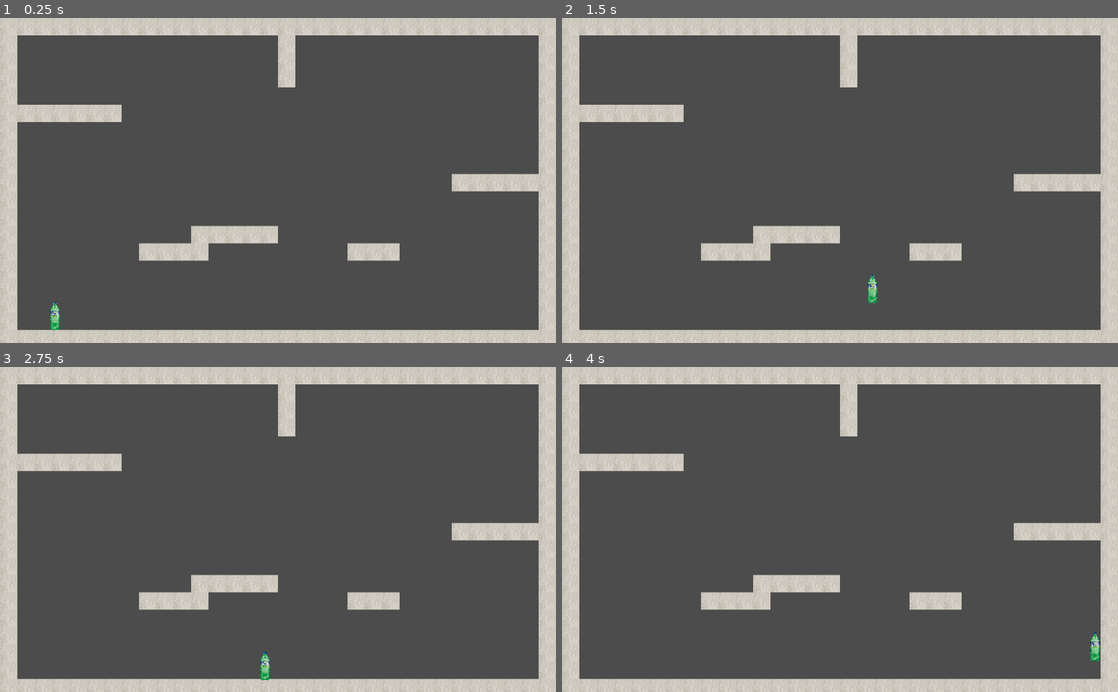
Above: before the commit, frames 1-4 (two rows, left to right).
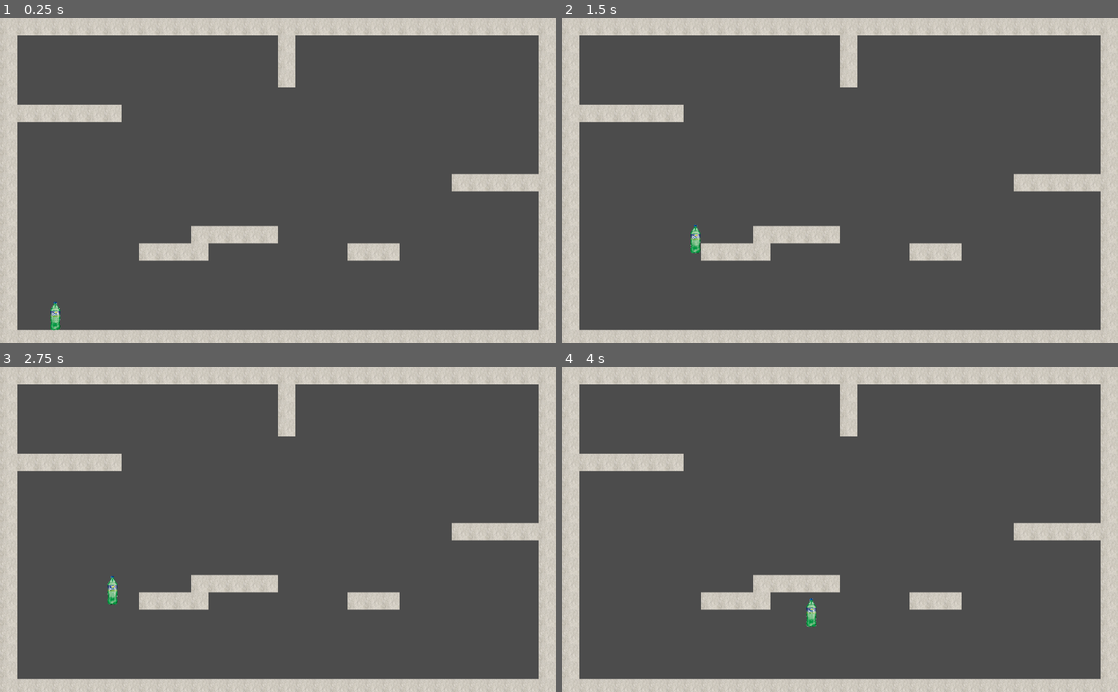
Above: after the commit, the same moments.

Repository: tarikdemiroren/agalar_clash
Game: Godot game, scene res://src/Levels/TestLevel1.tscn
The game is run twice, just before and just after one commit, with the same random seed, the same clock (stepped at 60 frames per second) and the same inputs. The project has no main scene, so this scene is started directly.
Inputs:
- Up to frame 1 (0.25 s): no input
- Up to frame 2 (1.5 s): hold Up (jump) 0.53-1.28 s; hold Right (go_right) from 0.53 s (still down); tap Up (jump) at 1.35 s
- Up to frame 3 (2.75 s): tap Up (jump) at 1.52, 1.82 s; release Right (go_right) at 2.03 s; hold Left (go_left) from 2.03 s (still down); hold Up (jump) from 2.03 s (still down)
- Up to frame 4 (4 s): release Left (go_left) at 2.78 s; release Up (jump) at 2.78 s; hold Right (go_right) from 2.78 s (still down); tap Up (jump) at 2.85, 3.02, 3.32 s; hold Up (jump) from 3.53 s (still down)

The runs differ from the first frame. In frame 1, less than 0.1% of the frame differs, in the area x 9-11%, y 87-97%; in frame 2, 0.3%; in frame 3, 0.3%; in frame 4, 0.3%, in the area x 43-97%, y 71-91%.

Commit message:
movement of player improved

Diff:
--- a/agalar_clash_code/src/Actors/Player/Actors.gd
+++ b/agalar_clash_code/src/Actors/Player/Actors.gd
@@ -2,7 +2,8 @@
 class_name Actors
 
 var gravity = 1500
-var speed = 500
+var jump_force = 600
+var speed = 50
 var max_falling_speed = 1500
 
 # Called when the node enters the scene tree for the first time.
--- a/agalar_clash_code/src/Actors/Player/Player.gd
+++ b/agalar_clash_code/src/Actors/Player/Player.gd
@@ -1,8 +1,7 @@
 extends Actors
 # Called when the node enters the scene tree for the first time.
-var max_speed = 1000
+var max_speed = 800
 var velocity: Vector2 = Vector2.ZERO
-var is_just_on_wall = false
 
 func _ready() -> void:
 	pass # Replace with function body.
@@ -10,35 +9,41 @@
 # Called every frame. 'delta' is the elapsed time since the previous frame.
 func _physics_process(delta: float) -> void:
 
-	if is_on_wall() or is_on_floor() or is_on_ceiling():
-		velocity = speed * calculateInput()
+	calcwelocity()
 
-	if velocity.y <= max_falling_speed:
+	if not velocity.y > max_falling_speed and not is_on_wall():
 		velocity.y += gravity * delta
 
-	set_just_on_wall()
-	if is_just_on_wall:
-		velocity.y = 500
+	if velocity.x >= 0:
+		velocity.x = min(velocity.x, max_speed)
+	else:
+		velocity.x = max(velocity.x, -max_speed)
 
-	velocity = move_and_slide(velocity)
+	velocity = move_and_slide(velocity, Vector2.UP)
 	velocity = dissipateVelocity(velocity, delta)
 
 func calculateInput() -> Vector2:
 	var vector: Vector2 = Vector2(0,0)
 	vector.x= Input.get_action_strength("go_right") - Input.get_action_strength("go_left")
 
-	if Input.is_action_just_pressed("jump"):
+	if Input.is_action_pressed("jump") and is_on_floor():
 		vector.y = -1
+
 	return vector
 
-func set_just_on_wall() -> void:
-	if is_on_wall() and not is_just_on_wall:
-		is_just_on_wall = true
-	elif is_on_wall() and is_just_on_wall:
-		is_just_on_wall = false
+func calcwelocity() -> void:
+	if (is_on_floor()):
+		velocity.x += speed * calculateInput().x
+		velocity.y += jump_force * calculateInput().y
+	elif (not is_on_wall() or not is_on_ceiling()):
+		velocity.x += speed * calculateInput().x * 0.7
 
 func dissipateVelocity(vector: Vector2, delta: float) -> Vector2:
-	if is_on_wall() and vector.y >= 0:
-		vector.y -= 100*delta
-	vector.x -= 20*delta
+	if is_on_wall() and vector.y <= 0:
+		vector.y += 10*delta
+	if is_on_floor():
+		if vector.x > 0:
+			vector.x -= 20
+		elif vector.x < 0:
+			vector.x += 20
 	return vector
--- a/agalar_clash_code/src/Actors/Player/Player.tscn
+++ b/agalar_clash_code/src/Actors/Player/Player.tscn
@@ -4,9 +4,10 @@
 [ext_resource path="res://src/Actors/Player/Player.gd" type="Script" id=2]
 
 [sub_resource type="CapsuleShape2D" id=1]
-height = 28.0
+height = 32.0
 
 [node name="Player" type="KinematicBody2D"]
+position = Vector2( 0, -24 )
 script = ExtResource( 2 )
 
 [node name="Thesprite" type="Sprite" parent="."]
